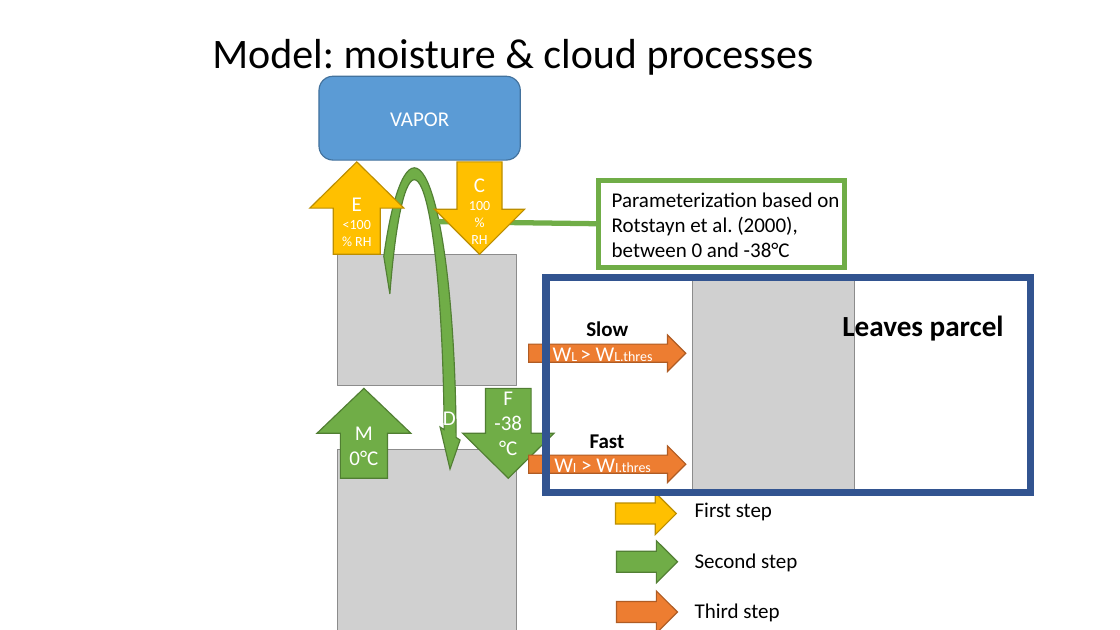
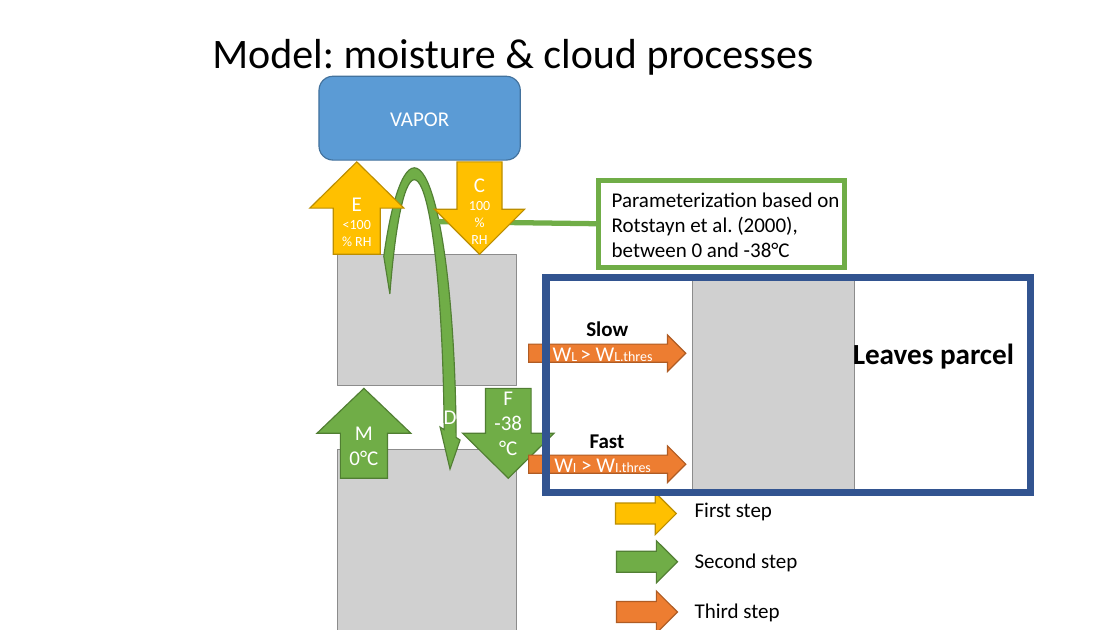
Before and after one commit to meteoNL/CloudParcelModel_SOACproject, a slide deck: slide 4 of model_representation.pptx. Drawn at 1120x630 pixels with LibreOffice and Linux fonts; fonts in the diff are those of the drawing; grey boxes stand for pictures. Boxes give left, top, right and bottom in pixels: in the first picture for what was removed or moved away, otherwise in the second. Text is boxed around its words. In the diff, an @@ line names an element or a change of style, - is before the commit and + after.

```diff
--- a/model_representation.pptx
+++ b/model_representation.pptx
@@ text "Leaves parcel": place and size @@
-text "Leaves parcel" at (842,311,1004,343)
+text "Leaves parcel" at (853,340,1014,372)
```
Also in this commit, not shown: 6 other slides changed, 1 slide added, 2 slides removed, 1 other file.
